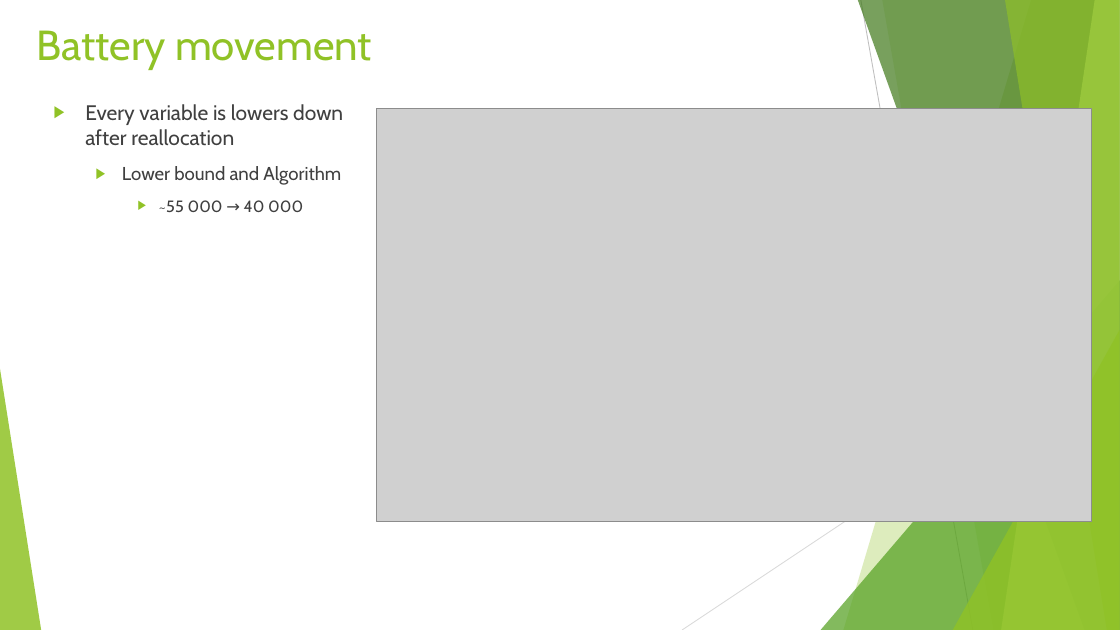
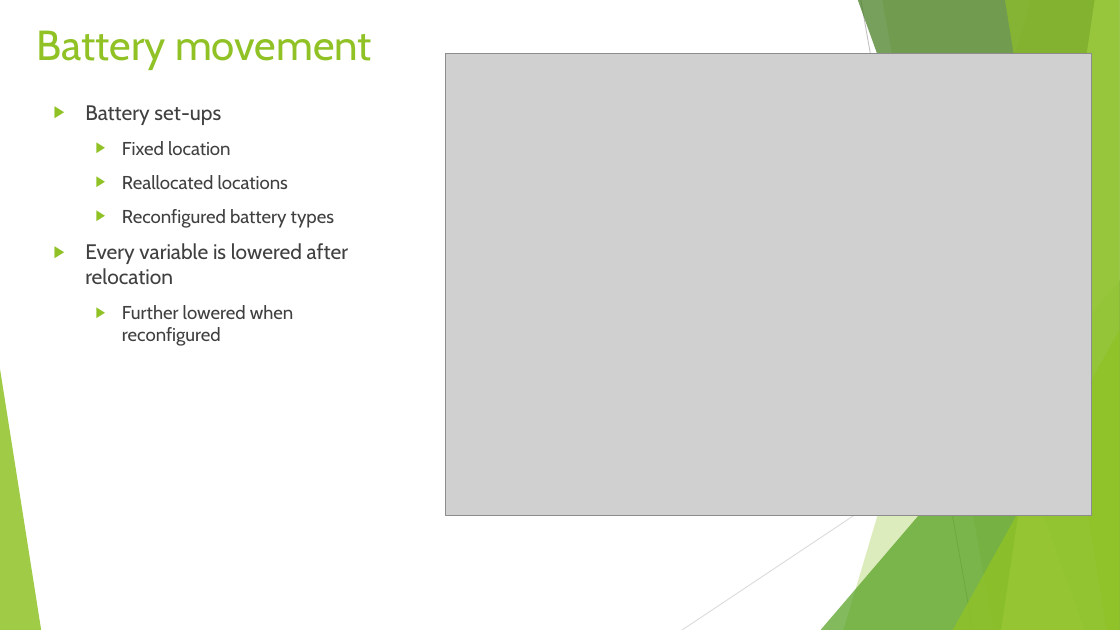
Before and after one commit to JSMR-heuristics/JSMR, a slide deck: slide 8 of results/pres_figures/EndPres.pptx. Drawn at 1120x630 pixels with LibreOffice and Linux fonts; fonts in the diff are those of the drawing; grey boxes stand for pictures. Boxes give left, top, right and bottom in pixels: in the first picture for what was removed or moved away, otherwise in the second. Text is boxed around its words. In the diff, an @@ line names an element or a change of style, - is before the commit and + after.

```diff
--- a/results/pres_figures/EndPres.pptx
+++ b/results/pres_figures/EndPres.pptx
@@ picture: place and size @@
-picture at (376,108,1091,522)
+picture at (445,53,1092,515)
@@ text at (85,105,348,346): text changed; size 18 to 16 pt @@
-▶ Every variable is lowers down after reallocation
-  ▶ Lower bound and Algorithm
-    ▶ ~55 000 → 40 000
+▶ Battery set-ups
+  ▶ Fixed location
+  ▶ Reallocated locations
+  ▶ Reconfigured battery types
+▶ Every variable is lowered after relocation
+  ▶ Further lowered when reconfigured
```
Also in this commit, not shown: 1 other slide changed, 2 slides added, 2 slides removed, 3 other files.
